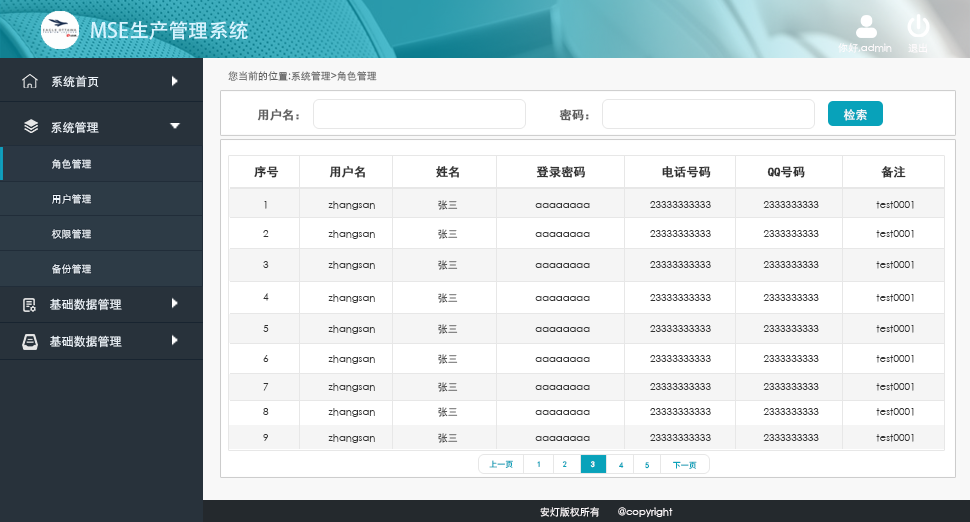
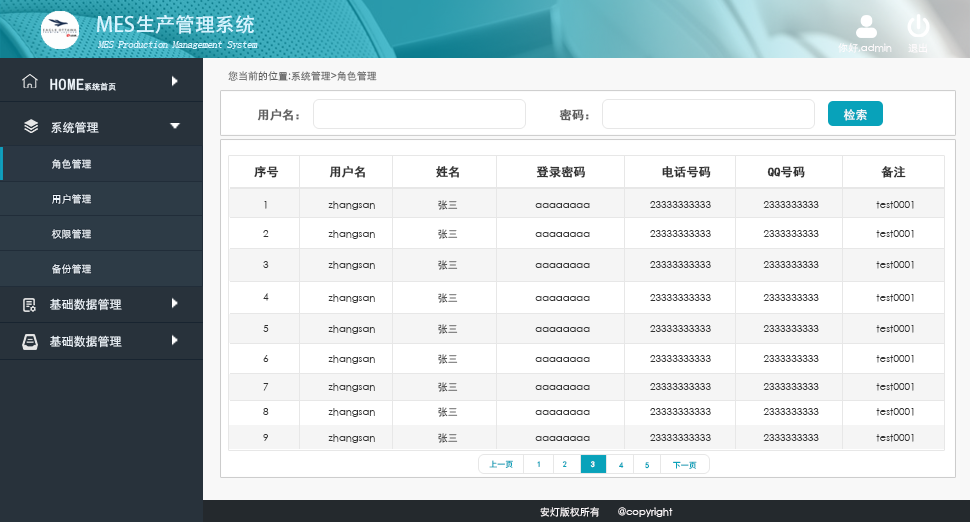
Comparing the layer stacks of the two 970×522 images. Changes:
added layer "HOME" above "系统首页" over [50, 78, 84, 90]
painted on "系统首页" over [52, 75, 116, 91]
added layer "MES生产管理系统" above "MES Production Management System" over [97, 15, 254, 34]
renamed "MSE生产管理系统" to "MES Production Management System", painted on it over [91, 21, 258, 49]
